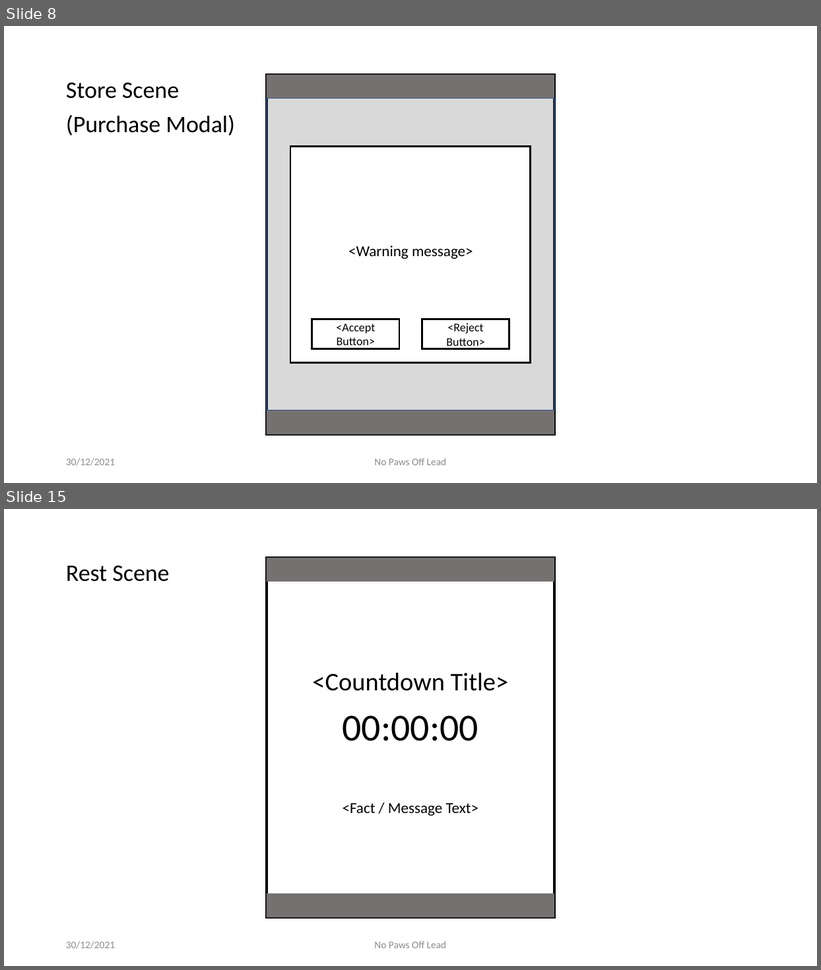
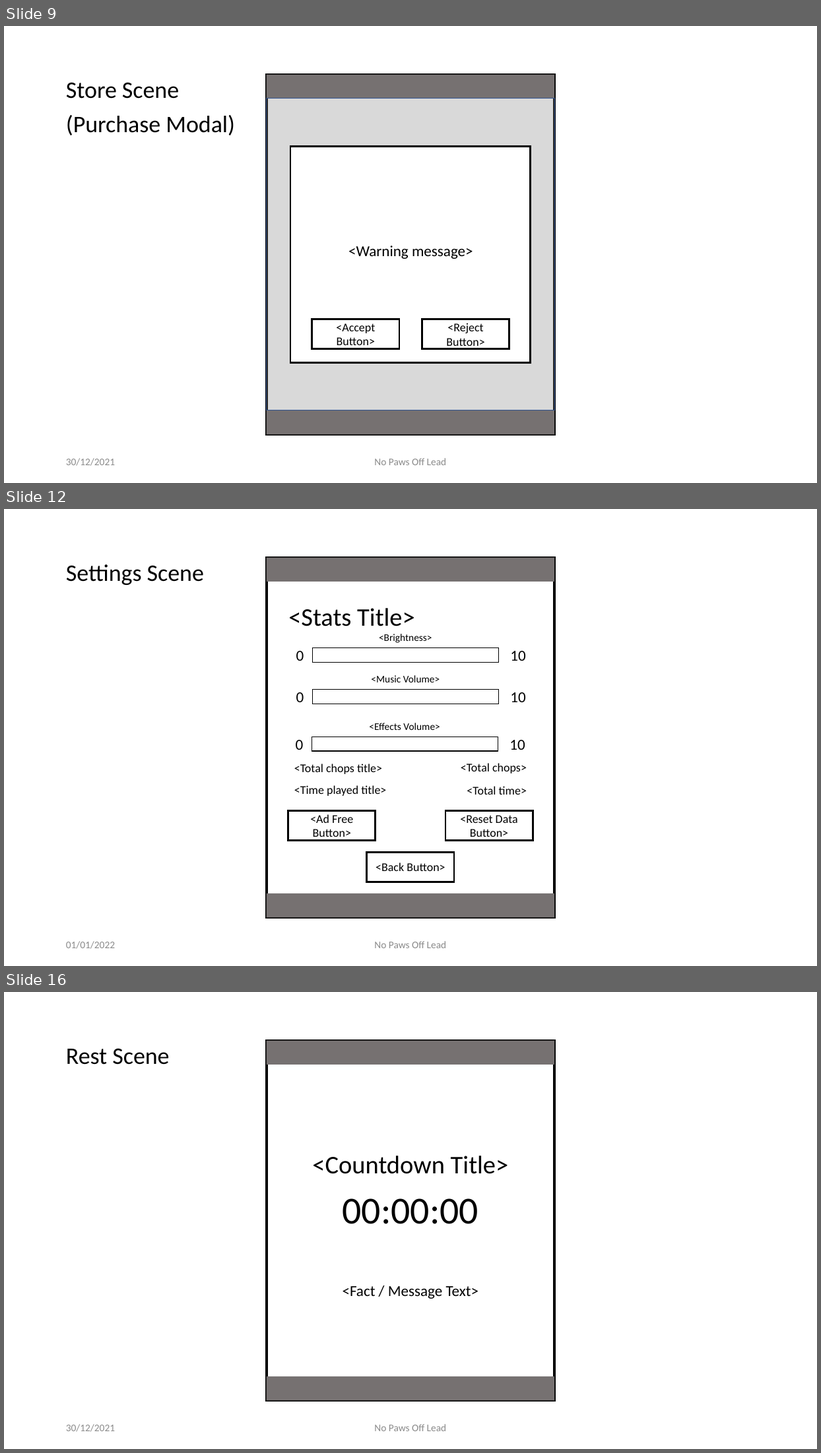
Before and after one commit to zkturman/LumberTim, a slide deck: Design/LumberTim Prototypes.pptx. Shown one above the other, each under a label of ours: slides 8 and 15 before the commit, slides 9, 12 and 16 after it; the slides between them are not shown. The pictures are 821x970 and 821x1453 pixels, drawn with LibreOffice and Linux fonts; fonts in the diff are those of the drawing; background and template pictures are left out. Boxes give left, top, right and bottom in pixels: in the first picture for what was removed or moved away, otherwise in the second. Text is boxed around its words. In the diff, an @@ line names an element or a change of style, - is before the commit and + after.

```diff
--- a/Design/LumberTim Prototypes.pptx
+++ b/Design/LumberTim Prototypes.pptx
@@ slide 12 added at box(4, 509, 817, 966), background #FFFFFF; not listed: 3 template elements that a slide beside it also shows @@
@@ text added at box(66, 564, 204, 585), 28 pt, text #000000 @@
+Settings Scene
@@ text added at box(288, 608, 415, 626), 30 pt, text #000000 @@
+<Stats Title>
@@ group added at box(288, 634, 533, 883): 13 texts, 6 rectangles @@
+<Ad Free Button>
+<Reset Data Button>
+<Back Button>
+<Time played title>
+<Total time>
+<Total chops title>
+<Total chops>
+0
+10
+<Music Volume>
+0
+10
+<Brightness>
+0
+10
+<Effects Volume>
@@ text added at box(66, 941, 115, 949), 12 pt, text #8C8C8C @@
+01/01/2022
@@ text added at box(374, 941, 447, 949), 12 pt, text #8C8C8C @@
+No Paws Off Lead
@@ what was slide 8 is now slide 9 @@
@@ what was slide 15 is now slide 16 @@
```
Also in this commit, not shown: 10 slides changed, 19 other files.
